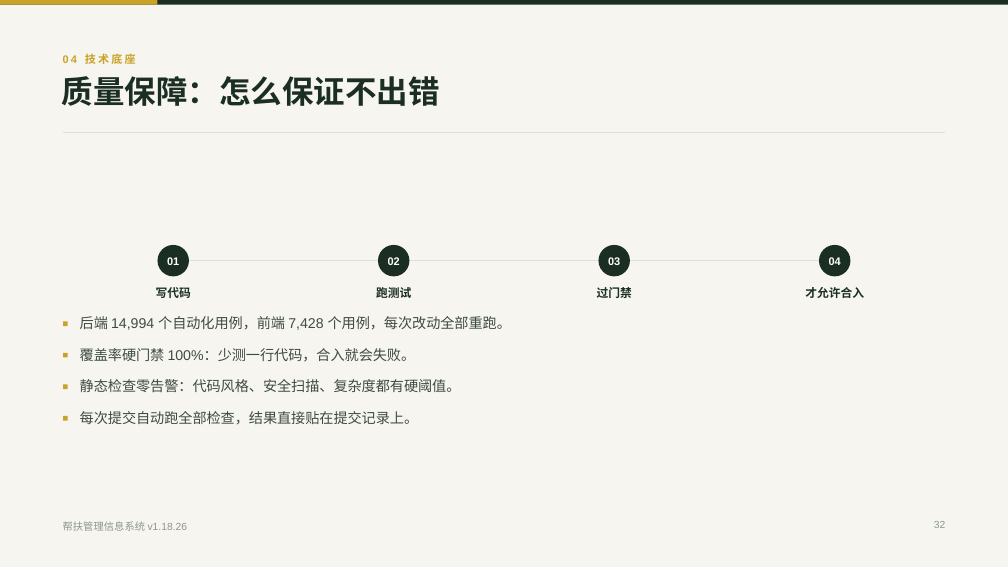
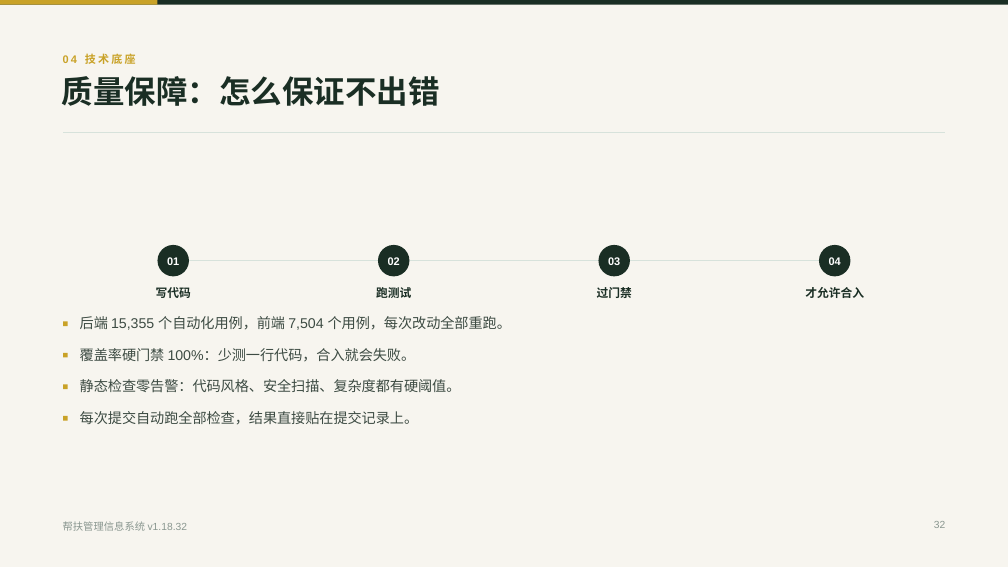
Before and after one commit to lzh745200/MRRS, a slide deck: slide 32 of docs/帮扶管理信息系统介绍-零基础版.pptx. Drawn at 1008x567 pixels with LibreOffice and Linux fonts; fonts in the diff are those of the drawing. Boxes give left, top, right and bottom in pixels: in the first picture for what was removed or moved away, otherwise in the second. Text is boxed around its words. In the diff, an @@ line names an element or a change of style, - is before the commit and + after.

Commit message:
release: v1.18.32 收口——时间口径/数据归属/越权读取 8 项修复 + 版本与文档同步
- 版本统一 1.18.32（15 个目标文件）；CHANGELOG/README/部署索引/发布说明同步。
- 时间口径：审计今日统计、同步趋势、最后登录、90 天未走访按本地日历。
- 数据归属：导入项目/资金/学校补 organization_id/created_by，消除幽灵台账。
- 越权收紧：/sync/status|dashboard 仅管理员；批量导出/校验无组织 fail-closed。
- 展示层：金额 0 不再被覆盖、政策状态缺失显示 —、同步日志参数对齐后端契约。
- 文档数字：后端 15,355 / 前端 349 文件 7,504 / 总 22,859；三份 PPT 同步 1.18.32。
- 验证：run_gates 40/40 PASS；前端全量覆盖率 EXIT 0；受改用例全绿。

```diff
--- a/docs/帮扶管理信息系统介绍-零基础版.pptx
+++ b/docs/帮扶管理信息系统介绍-零基础版.pptx
@@ text at bbox=[80, 316, 511, 330]: text changed @@
-后端 14,994 个自动化用例，前端 7,428 个用例，每次改动全部重跑。
+后端 15,355 个自动化用例，前端 7,504 个用例，每次改动全部重跑。
@@ text at bbox=[63, 521, 188, 531]: text changed @@
-帮扶管理信息系统 v1.18.26
+帮扶管理信息系统 v1.18.32
```
Also in this commit, not shown: 39 other slides changed, 42 other files.
